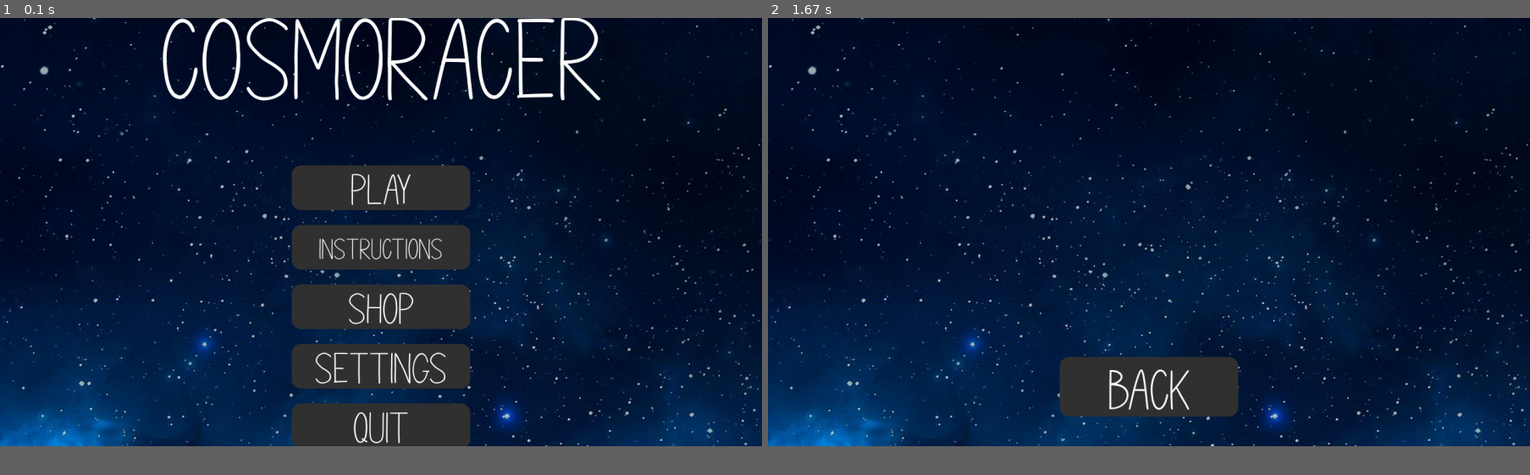
Above: before the commit, frames 1-2 (left to right).
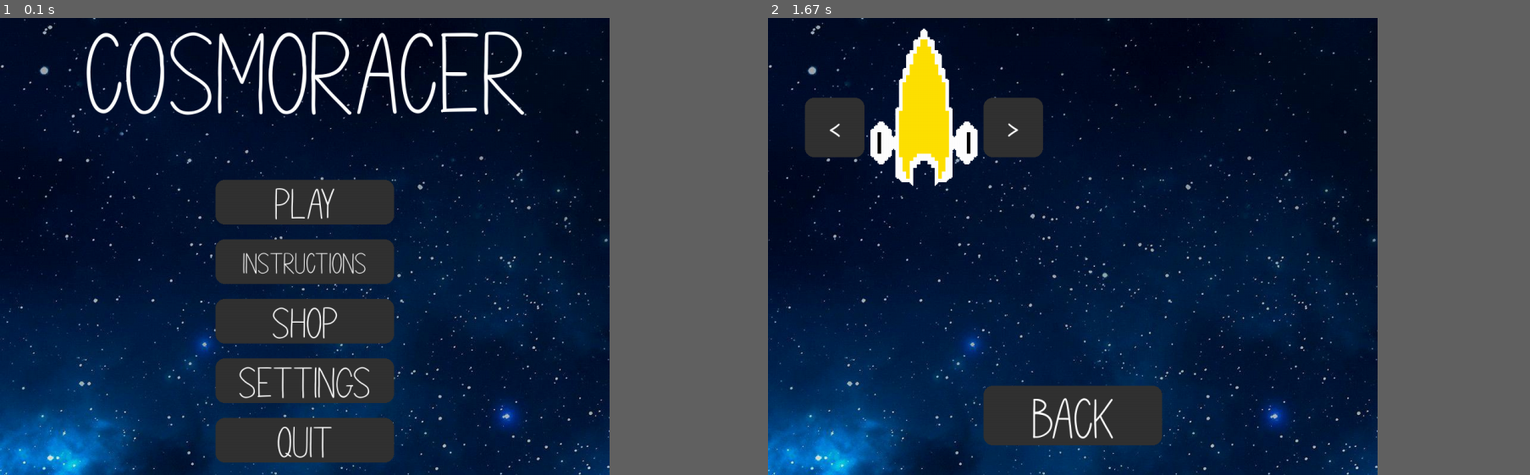
Above: after the commit, the same moments.

Repository: williamjamesj/pygame-project-williamjamesj
Game: pygame game, started from main.py
The game is run twice, just before and just after one commit, with the same random seed, the same clock (stepped at 60 frames per second) and the same inputs.
Inputs (mouse positions are in pixels of both pictures, inside the frame that each line leads up to):
- Up to frame 1 (0.1 s): no input
- Up to frame 2 (1.67 s): click (1072, 319) at 0.38 s
The window is 900x506 before the commit and 720x540 after it. Grey fills any space a smaller window leaves; there, only what the larger window draws over its background counts as a difference.

The runs differ from the first frame. In frame 1, 26% of the frame differs, in the area x 0-100%, y 0-100%; in frame 2, 14%.

Commit message:
progress

Diff:
--- a/globalvariables.py
+++ b/globalvariables.py
@@ -6,7 +6,8 @@
 screen = None # The PyGame surface object for the entire game.
 backgroundpicture = None # The background that is displayed.
 debug = False # Gives helpful features like fps counter, useful for debugging, not for the end-user to see.
-shop = None
+shop = None # The shop object, containing all of the functions regarding the shop.
+allPlayerShips = ["yellowspaceship","greenspaceship"] # List of all of the ships the player can purchase.
 
 '''Persistant Global Variables - Loaded each time the game runs'''
 lang = None # The currently selected language, read from localisation/lastlang on game initialisation.
--- a/localisation.py
+++ b/localisation.py
@@ -1,17 +1,23 @@
 import globalvariables as globals
 def readlang():
-    f = open("resources/localisation/lastlang", "r")
-    globals.lang = f.readline()
+    try:
+        f = open("resources/localisation/lastlang", "r")
+        globals.lang = f.readline()
+    except Exception as E:
+        globals.lang = "english"
     return
 def setlang(language):
     f = open("resources/localisation/lastlang","w")
     f.write(language)
     return
 def readtexts():
-    f = open(f"resources/localisation/{globals.lang}","r")
-    languagesdict = {}
-    for i in f:
-        key, value = i.split(":")
-        languagesdict[key] = value.rstrip()
-    globals.languagesdict = languagesdict
+    try:
+        f = open(f"resources/localisation/{globals.lang}","r")
+        languagesdict = {}
+        for i in f:
+            key, value = i.split(":")
+            languagesdict[key] = value.rstrip()
+        globals.languagesdict = languagesdict
+    except Exception as E:
+        globals.languagesdict = {}
     return
--- a/main.py
+++ b/main.py
@@ -14,8 +14,8 @@
 # Defaults to Fullscreen Resolution
 pygame.display.set_caption('Cosmoracer')
 pygame.display.set_icon(pygame.image.load("resources/icon.png"))
-globals.screen = pygame.display.set_mode((0,0), pygame.FULLSCREEN|pygame.NOFRAME) # Both of these options ensure compatibility across systems.
-# globals.screen = pygame.display.set_mode((1024,768))
+# globals.screen = pygame.display.set_mode((0,0), pygame.FULLSCREEN|pygame.NOFRAME) # Both of these options ensure compatibility across systems.
+globals.screen = pygame.display.set_mode((1024,768))
 # Retrieves the size of the fullscreen window, important for properly positioning things on the screen
 info = pygame.display.Info()
 globals.dimensions = [info.current_w, info.current_h] # Dimensions of the screen
--- a/shop.py
+++ b/shop.py
@@ -6,9 +6,20 @@
 class shopScreen():
     def __init__(self):
         self.backbutton = buttons.Button(300,100,[0,globals.dimensions[1]/2-100],globals.screen, globals.languagesdict["back"],100)
+        self.arrows = [pygame.image.load("resources/arrow_left.png"),pygame.image.load("resources/arrow_right.png")]
+        self.spaceships = ["yellowspaceship","greenspaceship"]
+        self.spaceshipimages = []
+        for i in self.spaceships:
+            self.spaceshipimages.append(pygame.image.load(f"resources/spaceships/{i}/shop.png"))
+        self.currentship = 0
     def displayShop(self):
         globals.screen.blit(globals.backgroundpicture, (0,0))
         self.backbutton.draw(globals.screen)
+        self.leftbutton = buttons.Button(100,100,[-400,-200],globals.screen,"<",100)
+        self.rightbutton = buttons.Button(100,100,[-100,-200],globals.screen,">",100)
+        shiprect = self.spaceshipimages[self.currentship].get_rect()
+        shiprect.center = (globals.dimensions[0]/2-250,globals.dimensions[1]/2-200)
+        globals.screen.blit(self.spaceshipimages[0], shiprect)
 
     def updateShop(self,mouseposition):
         if self.backbutton.interacts(mouseposition):
--- a/spaceship.py
+++ b/spaceship.py
@@ -51,7 +51,7 @@
             globals.bullets.add(Bullet(globals.playerorigin[0]+self.percievedx,globals.playerorigin[1]+self.percievedy, self.direction, 20))
             pygame.time.set_timer(USEREVENT + 1, self.firerate*1000)
             self.canshoot = False
-        if self.speed > 0: # Stops the spaceship from going in reverse, because the idea of a spaceship reversing makes me uncomfortable.
+        if self.speed > 0: # Stops the spaceship from going in reverse, because thats just not going to happen.
             self.speed = 0
         if self.speed < self.maxspeed*-1:
             self.speed = self.maxspeed*-1
@@ -78,14 +78,16 @@
         self.x = coords[0]
         self.y = coords[1]
         return
-    def update(self):
-        distancetoplayer = math.sqrt((self.x-globals.playerspaceship.percievedx)**2+(self.y-globals.playerspaceship.percievedy)**2)
+    def update(self): # Overrides the player
+        distancetoplayer = math.sqrt((self.x-globals.playerspaceship.percievedx)**2+(self.y-globals.playerspaceship.percievedy)**2) # This *could* be useful some day.
         self.direction = findDirection([self.x-globals.playerspaceship.percievedx,self.y-globals.playerspaceship.percievedy])
-        self.image = self.imagelist[0]
+        self.image = self.imagelist[0] # Only show the first animation, as the ship is stationary.
         self.image = pygame.transform.rotate(self.image,self.direction)
         self.rect = self.image.get_rect(center=(self.x-globals.playerspaceship.percievedx+globals.playerorigin[0],self.y-globals.playerspaceship.percievedy+globals.playerorigin[1]))
         self.mask = pygame.mask.from_surface(self.image)
         if random.randint(0,150) == 5:
             globals.enemyBullets.add(Bullet(globals.playerorigin[0]+self.percievedx,globals.playerorigin[1]+self.percievedy, self.direction, 20))
+        return
     def draw(self,screen):
-        super().draw(self,screen)
+        super().draw(self,screen) # Uses the existing draw function.
+        return
Binary file changed: resources/arrow_left.png
Binary file changed: resources/arrow_right.png
Binary file changed: resources/spaceships/greenspaceship/02.png
Binary file changed: resources/spaceships/greenspaceship/03.png
Binary file changed: resources/spaceships/greenspaceship/04.png
Binary file changed: resources/spaceships/greenspaceship/05.png
Binary file changed: resources/spaceships/greenspaceship/06.png
Binary file changed: resources/spaceships/greenspaceship/07.png
Binary file changed: resources/spaceships/greenspaceship/08.png
Binary file changed: resources/spaceships/greenspaceship/09.png
Binary file changed: resources/spaceships/greenspaceship/10.png
Binary file removed: resources/spaceships/greenspaceship/11.png
(and 2 more such lines)
